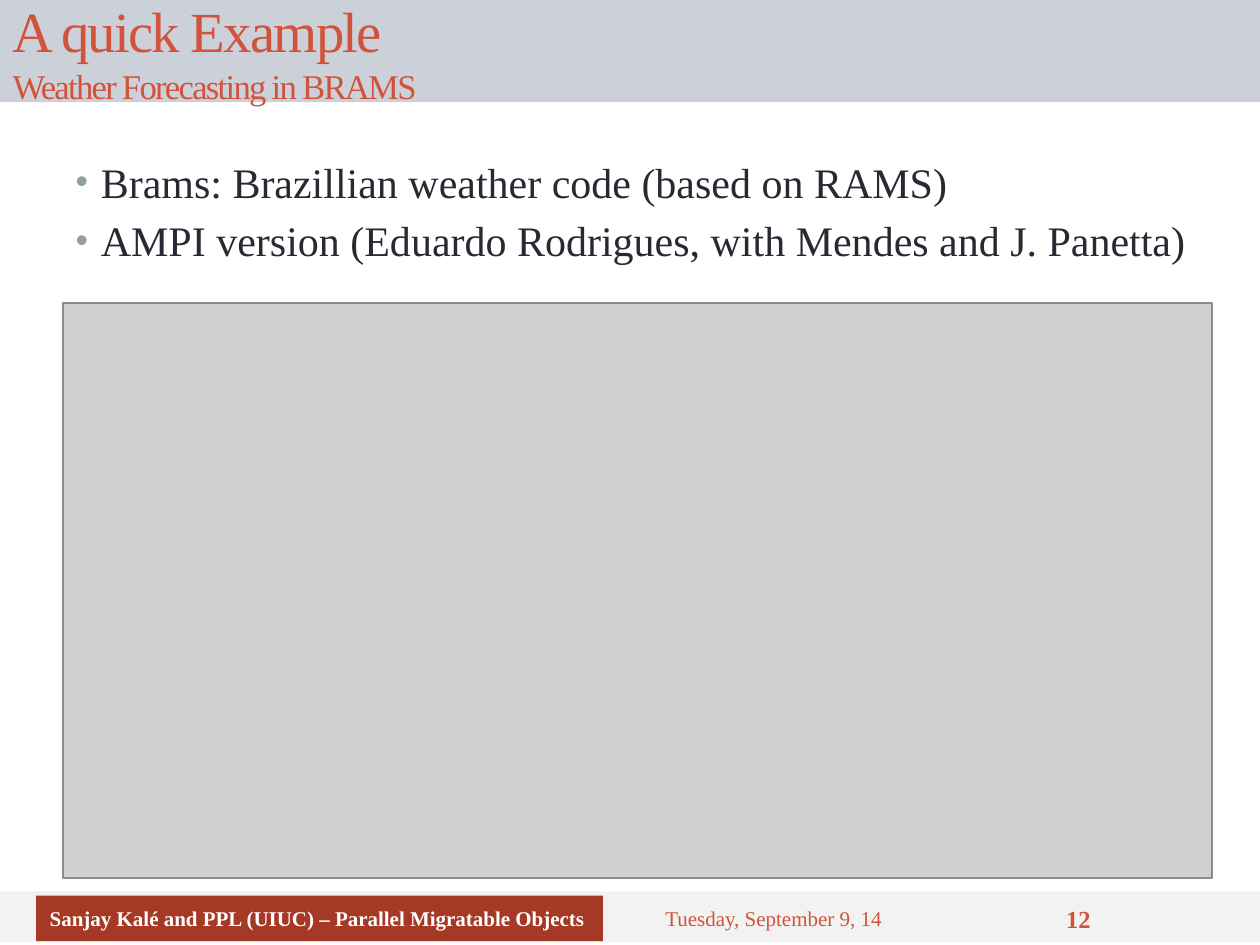
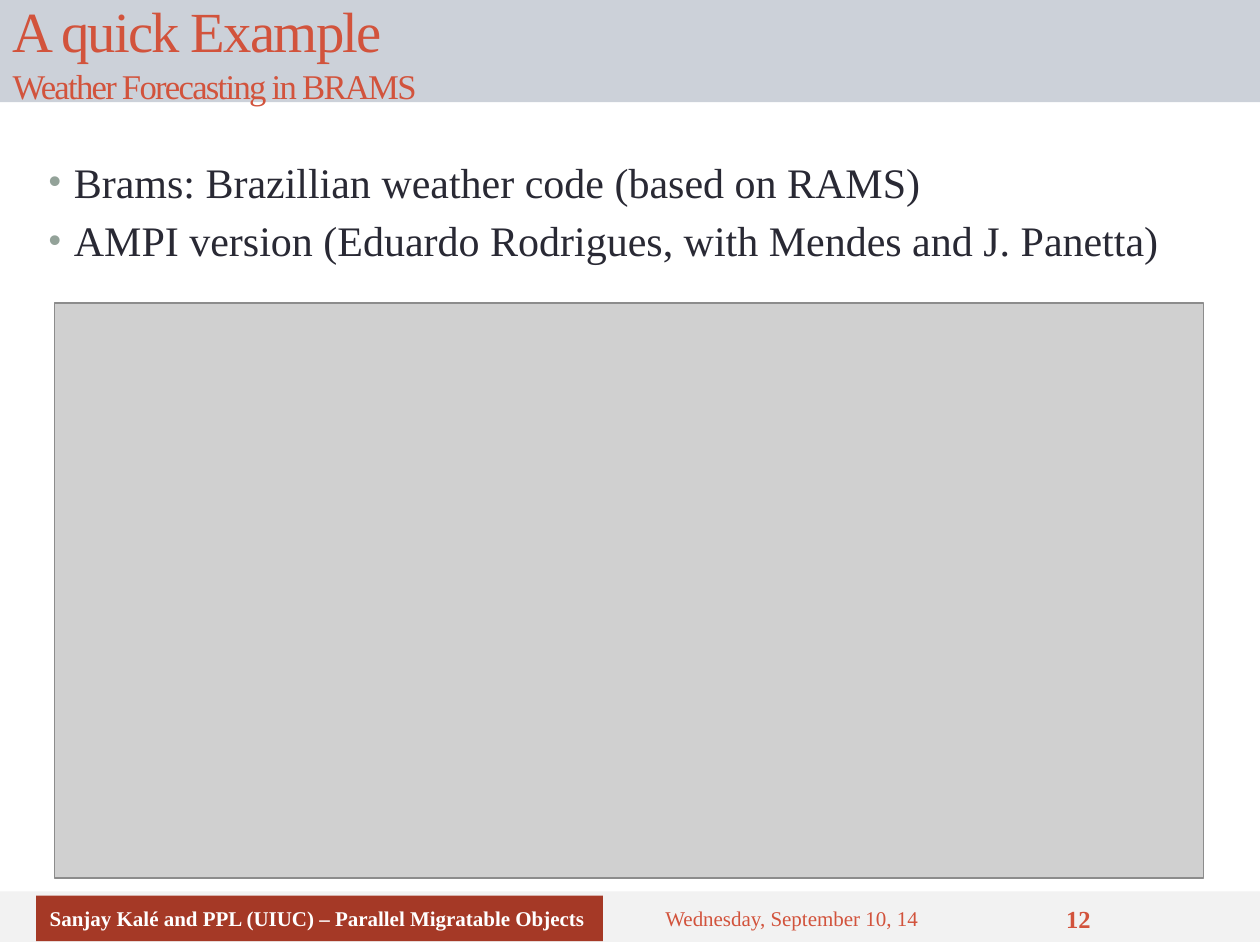
Before and after one commit to UIUC-PPL/charm_tutorial, a slide deck: slide 12 of tutorial-03-benefits.pptx. Drawn at 1260x945 pixels with LibreOffice and Linux fonts; fonts in the diff are those of the drawing; grey boxes stand for pictures. Boxes give left, top, right and bottom in pixels: in the first picture for what was removed or moved away, otherwise in the second. Text is boxed around its words. In the diff, an @@ line names an element or a change of style, - is before the commit and + after.

```diff
--- a/tutorial-03-benefits.pptx
+++ b/tutorial-03-benefits.pptx
@@ text "Brams: Brazillian weather code (based ...": place and size @@
-text "Brams: Brazillian weather code (based ..." at (101,169,1185,265)
+text "Brams: Brazillian weather code (based ..." at (74,169,1158,265)
@@ picture: place and size @@
-picture at (63,302,1212,877)
+picture at (54,302,1203,877)
@@ text at (665,911,918,931): text changed @@
-Tuesday, September 9, 14
+Wednesday, September 10, 14
```
Also in this commit, not shown: 16 other slides changed.
